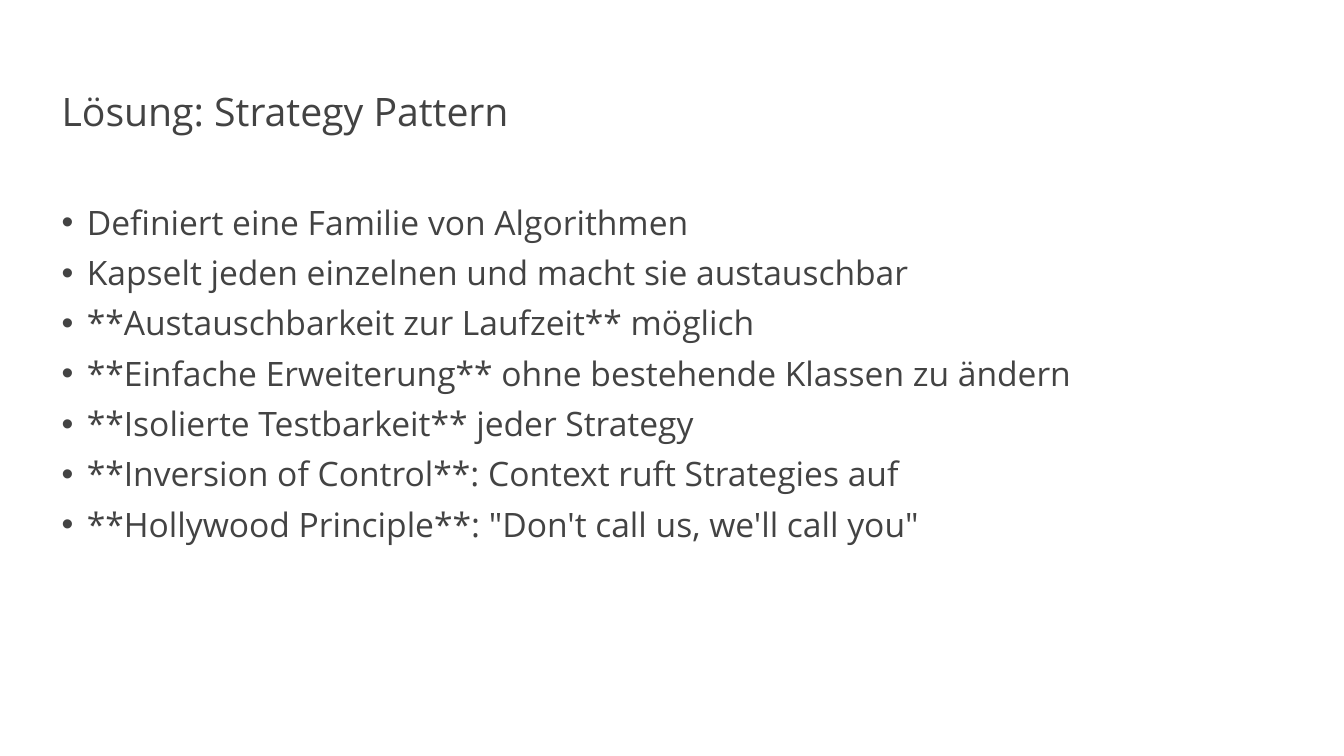
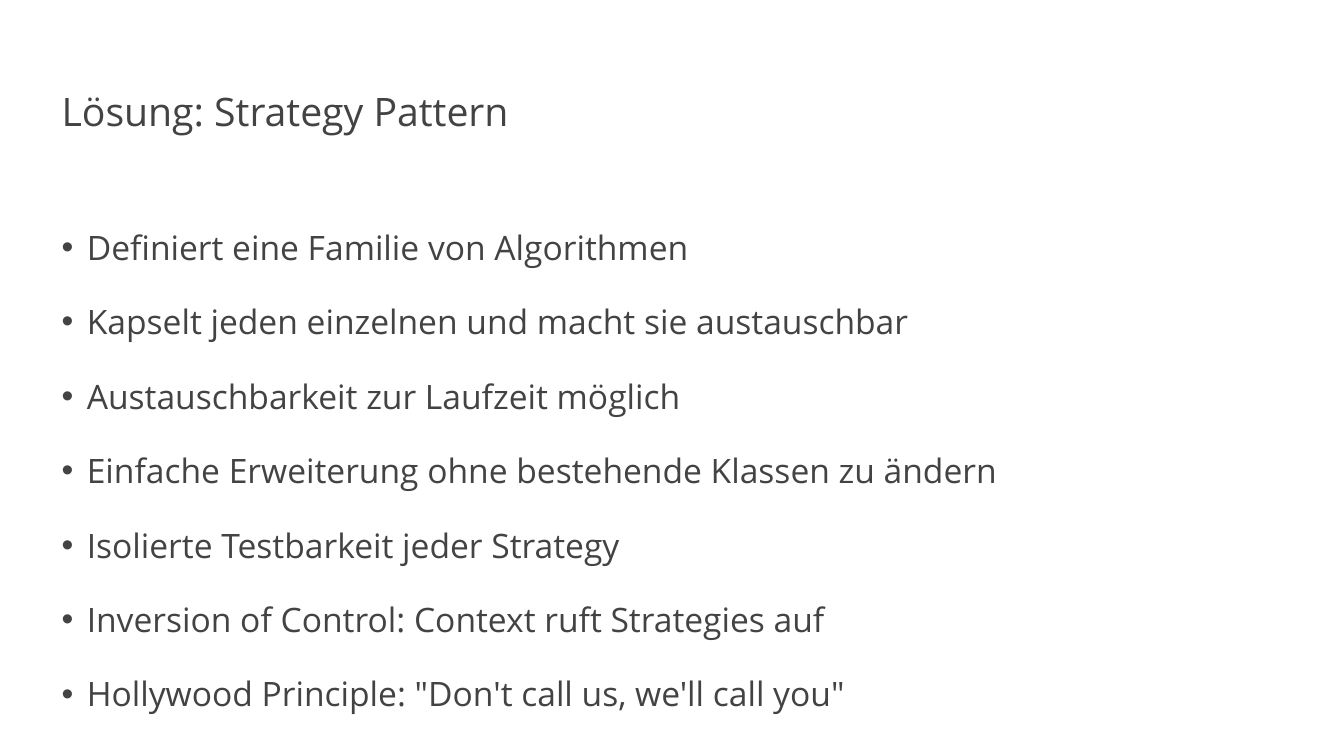
Before and after one commit to vanillacore-net/september-2025-telekom-training, a slide deck: slide 4 of presentations/powerpoint/block3-presentation.pptx. Drawn at 1344x756 pixels with LibreOffice and Linux fonts; fonts in the diff are those of the drawing; background and template pictures are left out. Boxes give left, top, right and bottom in pixels: in the first picture for what was removed or moved away, otherwise in the second. Text is boxed around its words. In the diff, an @@ line names an element or a change of style, - is before the commit and + after.

```diff
--- a/presentations/powerpoint/block3-presentation.pptx
+++ b/presentations/powerpoint/block3-presentation.pptx
@@ text at <box>87,234,908,342</box>: line spacing 0.9 to 1.5 @@
@@ text at <box>87,383,997,714</box>: text changed @@
-• **Austauschbarkeit zur Laufzeit** möglich
-• **Einfache Erweiterung** ohne bestehende Klassen zu ändern
-• **Isolierte Testbarkeit** jeder Strategy
-• **Inversion of Control**: Context ruft Strategies auf
-• **Hollywood Principle**: "Don't call us, we'll call you"
+• Austauschbarkeit zur Laufzeit möglich
+• Einfache Erweiterung ohne bestehende Klassen zu ändern
+• Isolierte Testbarkeit jeder Strategy
+• Inversion of Control: Context ruft Strategies auf
+• Hollywood Principle: "Don't call us, we'll call you"
```
Also in this commit, not shown: 4 other slides changed, 12 other files.
